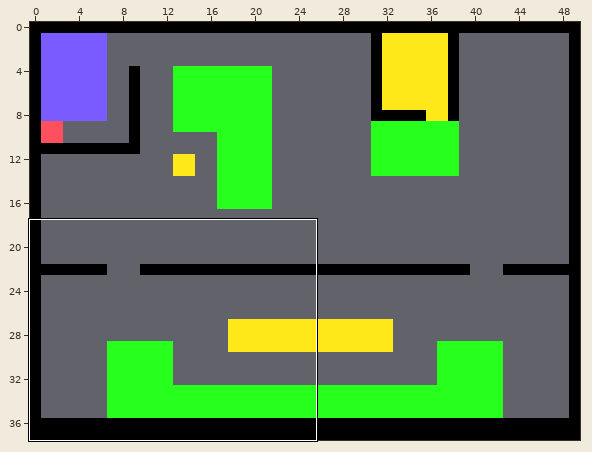
One commit to this Tiled map: maps/level3.tmx. Above, an overview of the earlier version with the close-up marked.
Close-up. As it was:
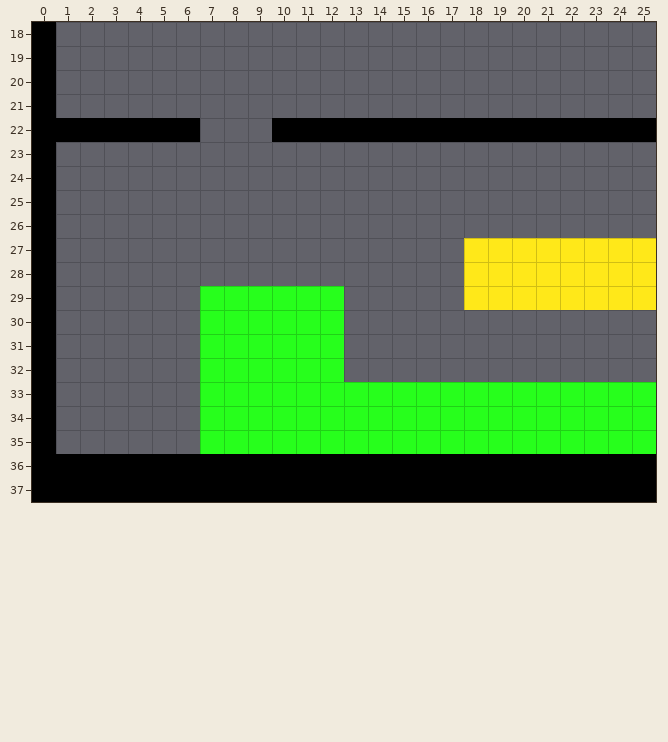
Cells are 16x16 px. Shown: x 0..25, y 18..37. The commit also changed other parts of the map, which this record leaves out.
New version:
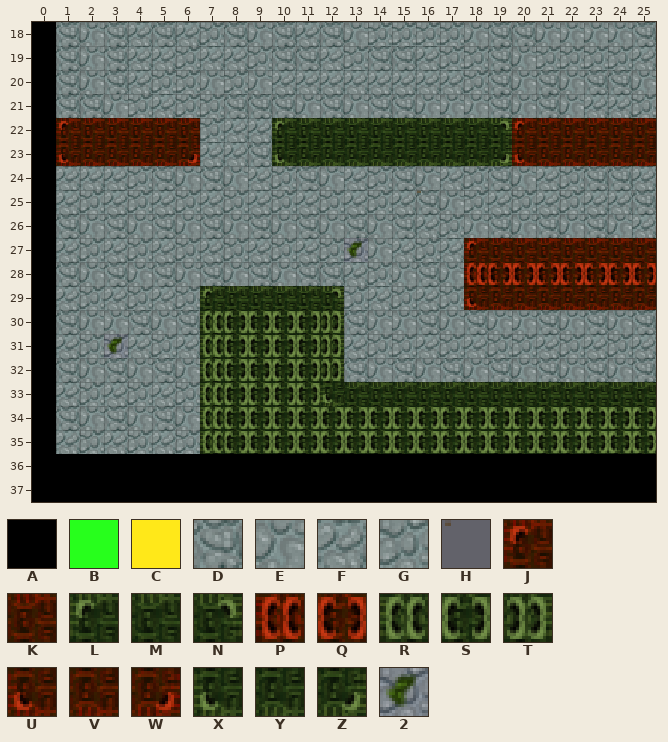
Key: from "map": A 1, B 3, C 4; from "real": D 1, E 2, F 17, G 18, H 108, J 128, K 129, L 131, M 132, N 133, P 144, Q 145, R 147, S 148, T 149, U 160, V 161, W 162, X 163, Y 164, Z 165; from "tiles2": 2 26.
_ is an empty cell, . an unchanged one.
Tiles of an added or newly shown layer are drawn over the layers below it.
Edits made:
--- layer "buildings"
@@ x 1..25 @@
-18 _________________________
-19 _________________________
-20 _________________________
-21 _________________________
-22 AAAAAA___AAAAAAAAAAAAAAAA
-23 _________________________
-24 _________________________
-25 _________________________
-26 _________________________
-27 _________________CCCCCCCC
-28 _________________CCCCCCCC
-29 ______BBBBBB_____CCCCCCCC
-30 ______BBBBBB_____________
-31 ______BBBBBB_____________
-32 ______BBBBBB_____________
-33 ______BBBBBBBBBBBBBBBBBBB
-34 ______BBBBBBBBBBBBBBBBBBB
-35 ______BBBBBBBBBBBBBBBBBBB
+18 DEDFDFGDEDFDEGGGGEDDEEEED
+19 DEDFFGFFGDDFGDDFGGDEGGGGF
+20 DEDFGGEGEFFFFFFFFGDEDEDDE
+21 DDEGFGGDDDEDEDDEEEDEDEFFG
+22 JKKKKKGFFLMMMMMMMMNJKKKKK
+23 UVVVVWFFDXYYYYYYYYZUVVVVV
+24 FFFGDEDEFGDEFGDEFGDEFGDDF
+25 FGFGFGFGFGFGFGFDEGFGFGFFD
+26 DEDEDEDEDEDEDEDFGEDEDEDEF
+27 FGFGFGFGFGFG2EFGFJKKKKKKK
+28 DEDEDEDEDEDDFGEDEPQQQQQQQ
+29 FGFGFGLMMMMNGFGFGUVVVVVVV
+30 DEEDEDRSSSSTDEEDEDEEDEDED
+31 FG2FGFRSSSSTFGGFGFGGFGFGF
+32 DEDEDERSSSSTDEDEDEDEDEDED
+33 FGFGFGRSSSSXMMMMMMMMMMMMM
+34 DEDEDERSSSSSSSSSSSSSSSSSS
+35 FGFGFGRSSSSSSSSSSSSSSSSSS
--- layer "forground" (added)
@@ x 16..16 @@
-25 _
+25 H
Where, in picture pixels (left, top, right, bottom), the same in both close-ups:
changed: (56, 22, 656, 454)
